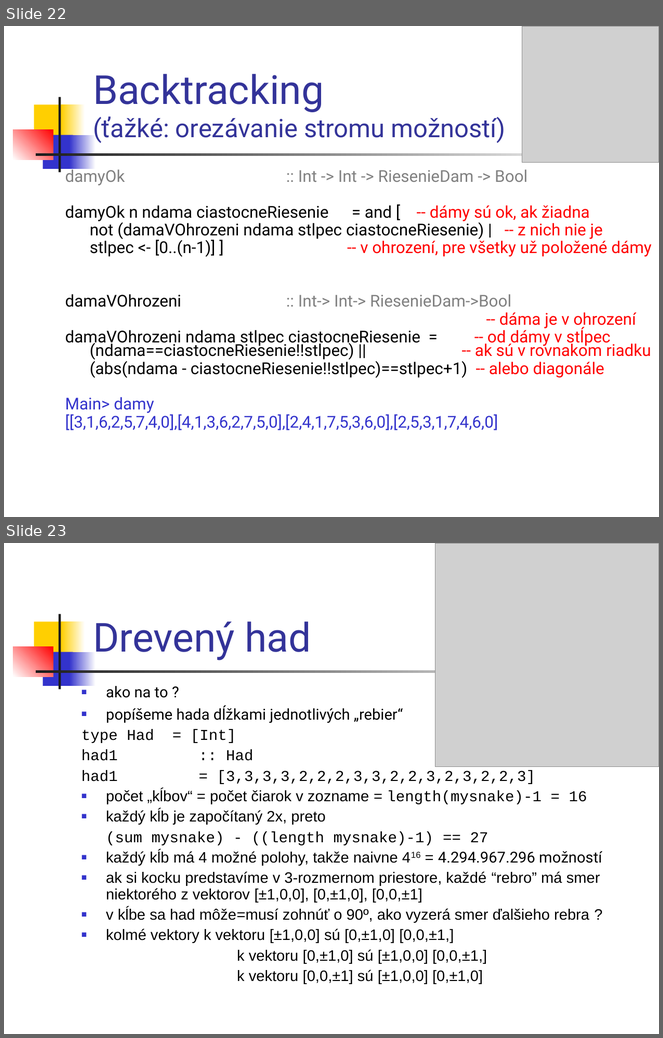
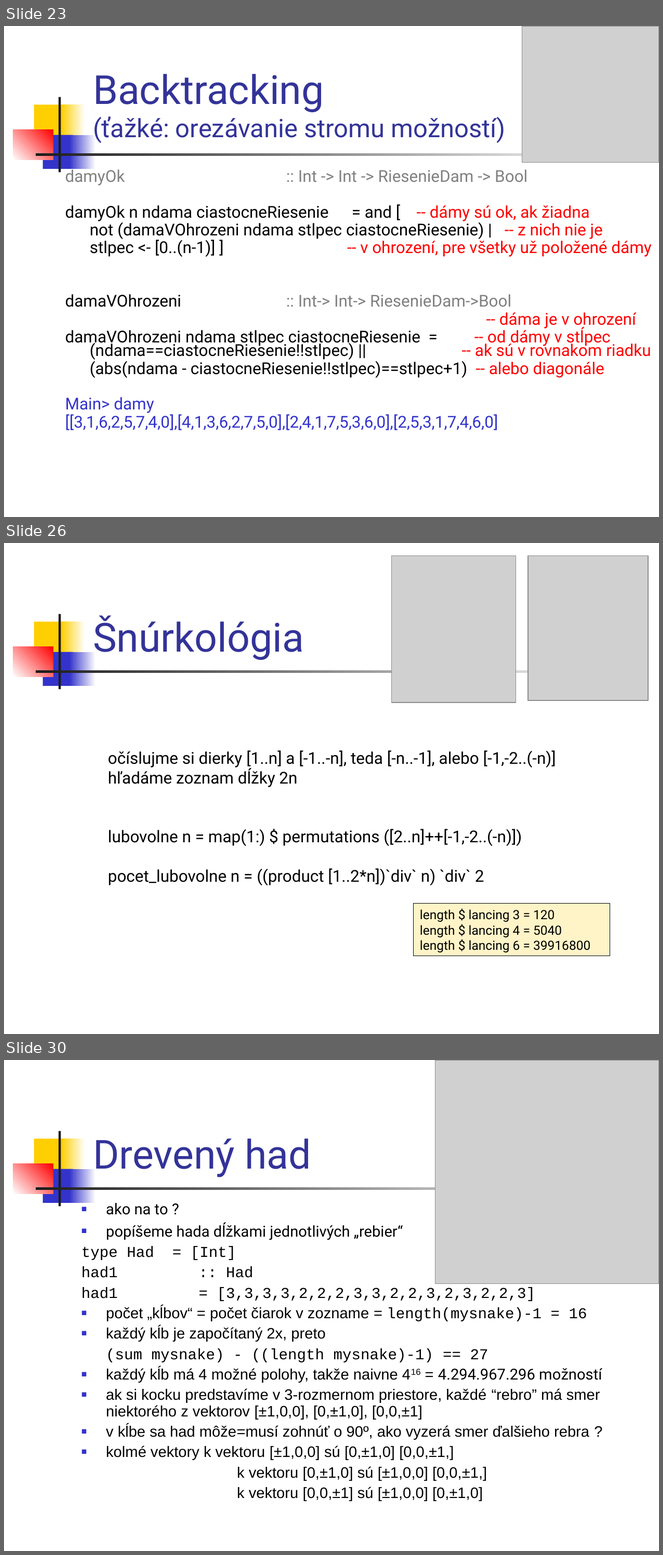
Before and after one commit to paradigmy/Prednasky, a slide deck: 08/funkcionalne3.ppt. Shown one above the other, each under a label of ours: slides 22 and 23 before the commit, slides 23, 26 and 30 after it; the slides between them are not shown. The pictures are 663x1038 and 663x1555 pixels, drawn with LibreOffice and Linux fonts; fonts in the diff are those of the drawing; grey boxes stand for pictures. Boxes give left, top, right and bottom in pixels: in the first picture for what was removed or moved away, otherwise in the second. Text is boxed around its words. In the diff, an @@ line names an element or a change of style, - is before the commit and + after.

```diff
--- a/08/funkcionalne3.ppt
+++ b/08/funkcionalne3.ppt
@@ slide 26 added at (4, 543, 659, 1034), background #FFFFFF; not listed: 7 template elements that a slide beside it also shows @@
@@ picture added at (392, 555, 516, 702) @@
@@ picture added at (528, 555, 648, 700) @@
@@ title added at (93, 615, 304, 660), 44 pt, text #333399 @@
+Šnúrkológia
@@ text added at (108, 750, 556, 886), 18 pt, text #000000 @@
+  očíslujme si dierky [1..n] a [-1..-n], teda [-n..-1], alebo [-1,-2..(-n)]
+  hľadáme zoznam dĺžky 2n
+  lubovolne n = map(1:) $ permutations ([2..n]++[-1,-2..(-n)])
+  pocet_lubovolne n = ((product [1..2*n])`div` n) `div` 2
@@ rectangle added at (414, 904, 610, 956), fill #FFF4C8, outline #000000 0.74 pt, 14 pt, text #000000 @@
+length $ lancing 3 = 120
+length $ lancing 4 = 5040
+length $ lancing 6 = 39916800
@@ what was slide 22 is now slide 23 @@
@@ what was slide 23 is now slide 30 @@
```
Also in this commit, not shown: 3 slides changed, 7 other slides added, 1 other file.
